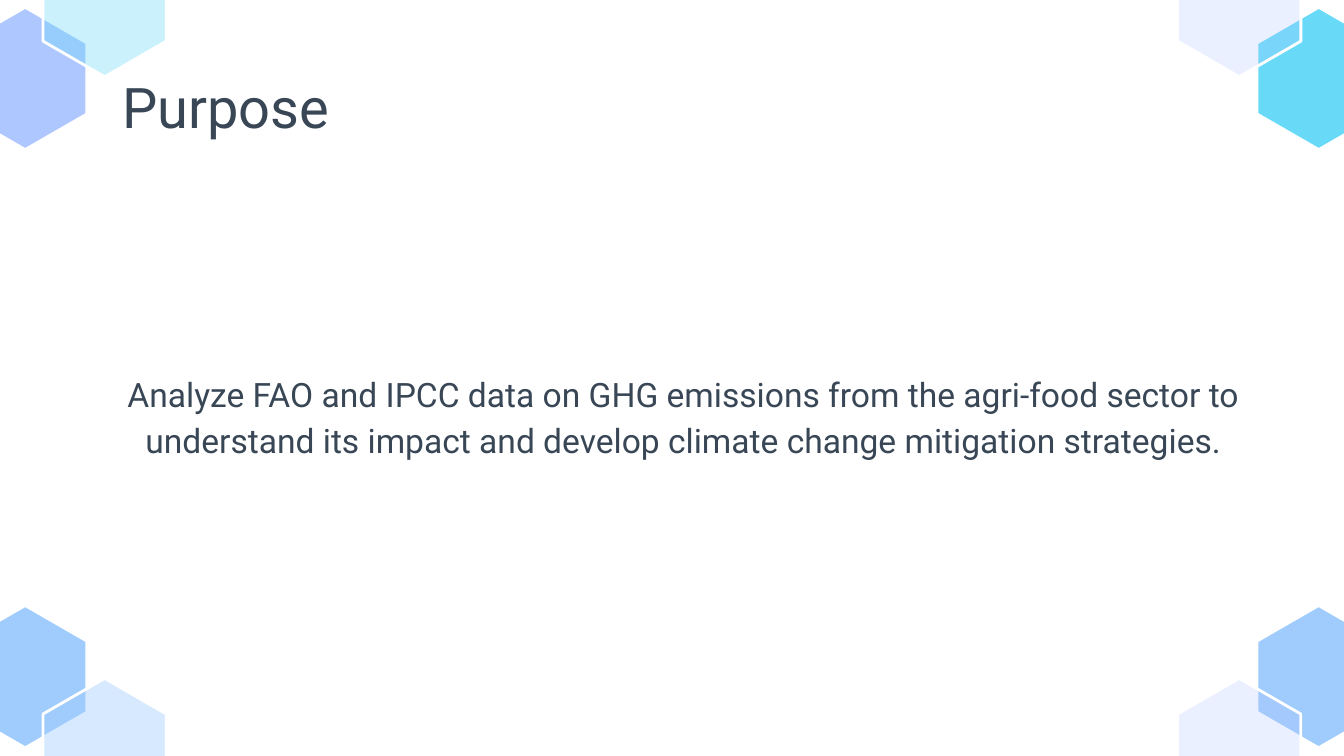
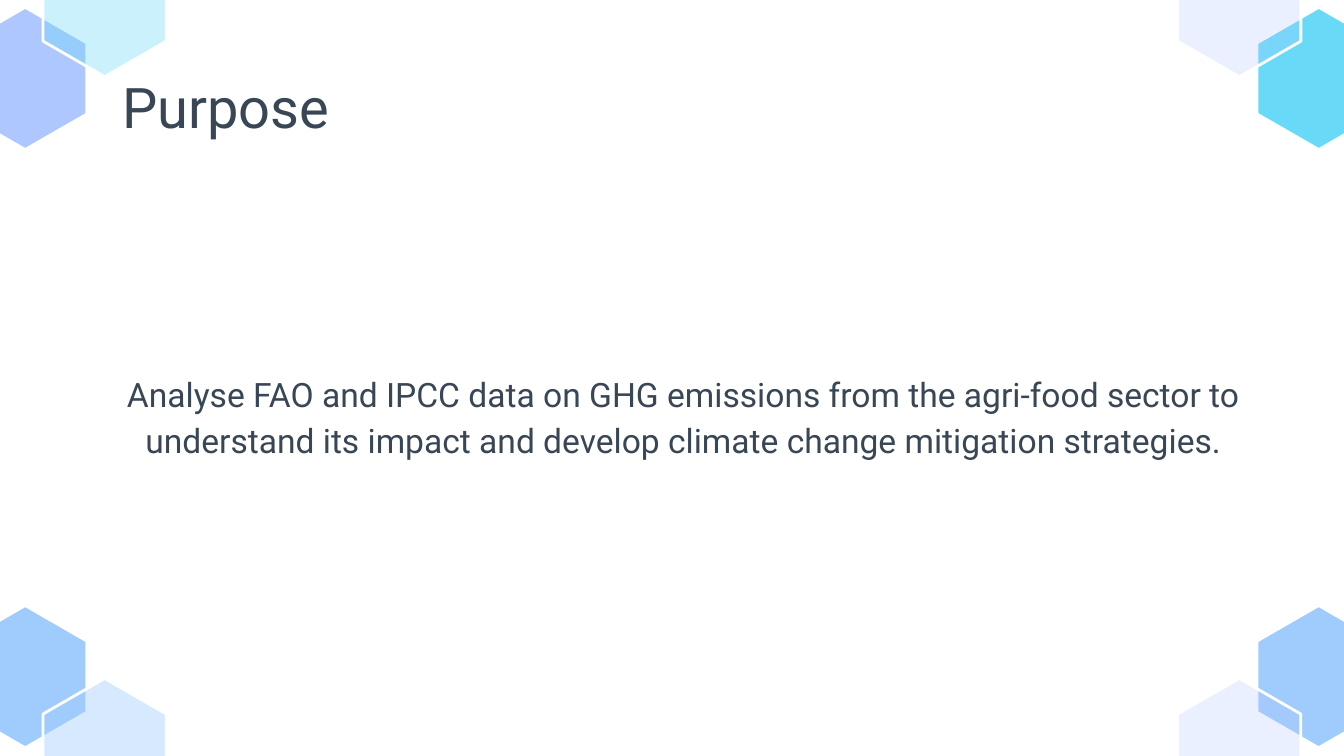
Before and after one commit to glenad/2403-ptds-regression, a slide deck: slide 4 of 2403_ PT_DS_Regression_Agri-food sector- Analysis.pptx. Drawn at 1344x756 pixels with LibreOffice and Linux fonts; fonts in the diff are those of the drawing. Boxes give left, top, right and bottom in pixels: in the first picture for what was removed or moved away, otherwise in the second. Text is boxed around its words. In the diff, an @@ line names an element or a change of style, - is before the commit and + after.

```diff
--- a/2403_ PT_DS_Regression_Agri-food sector- Analysis.pptx
+++ b/2403_ PT_DS_Regression_Agri-food sector- Analysis.pptx
@@ text at box(127, 381, 1239, 460): text changed @@
-Analyze FAO and IPCC data on GHG emissions from the agri-food sector to understand its impact and develop climate change mitigation strategies.
+Analyse FAO and IPCC data on GHG emissions from the agri-food sector to understand its impact and develop climate change mitigation strategies.
```
Also in this commit, not shown: 2 other slides changed, 1 other file.
